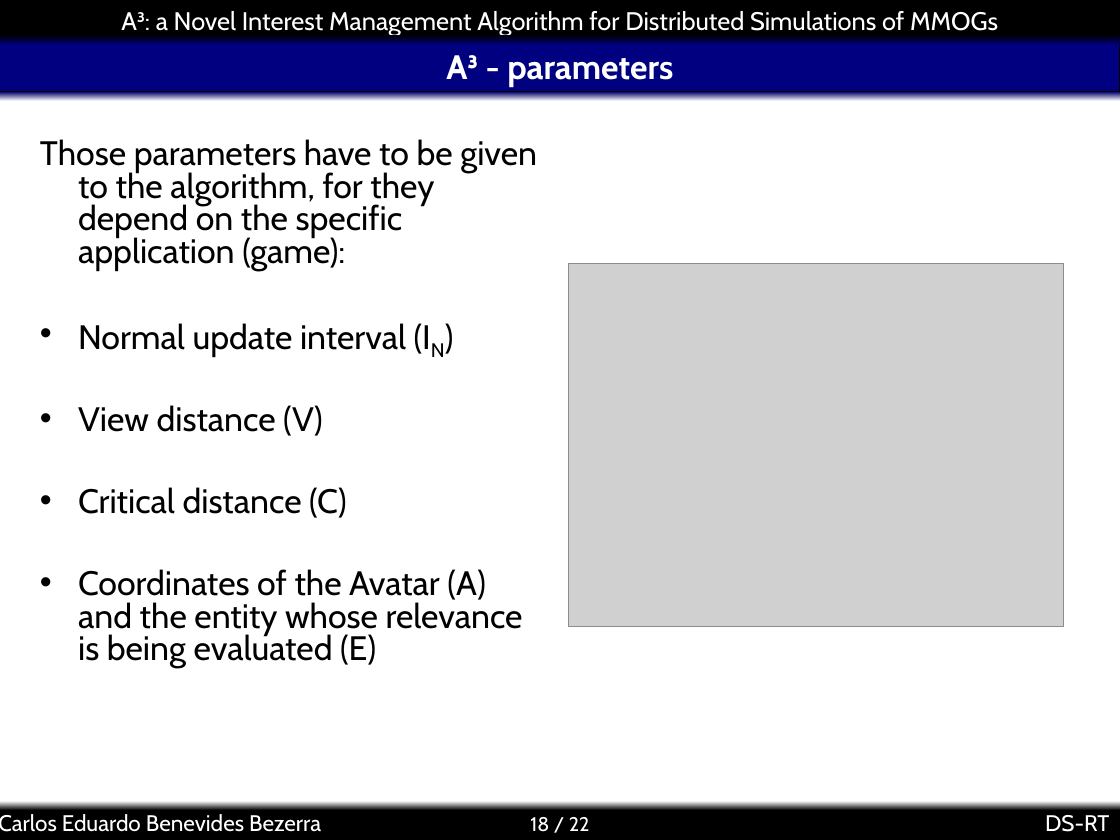
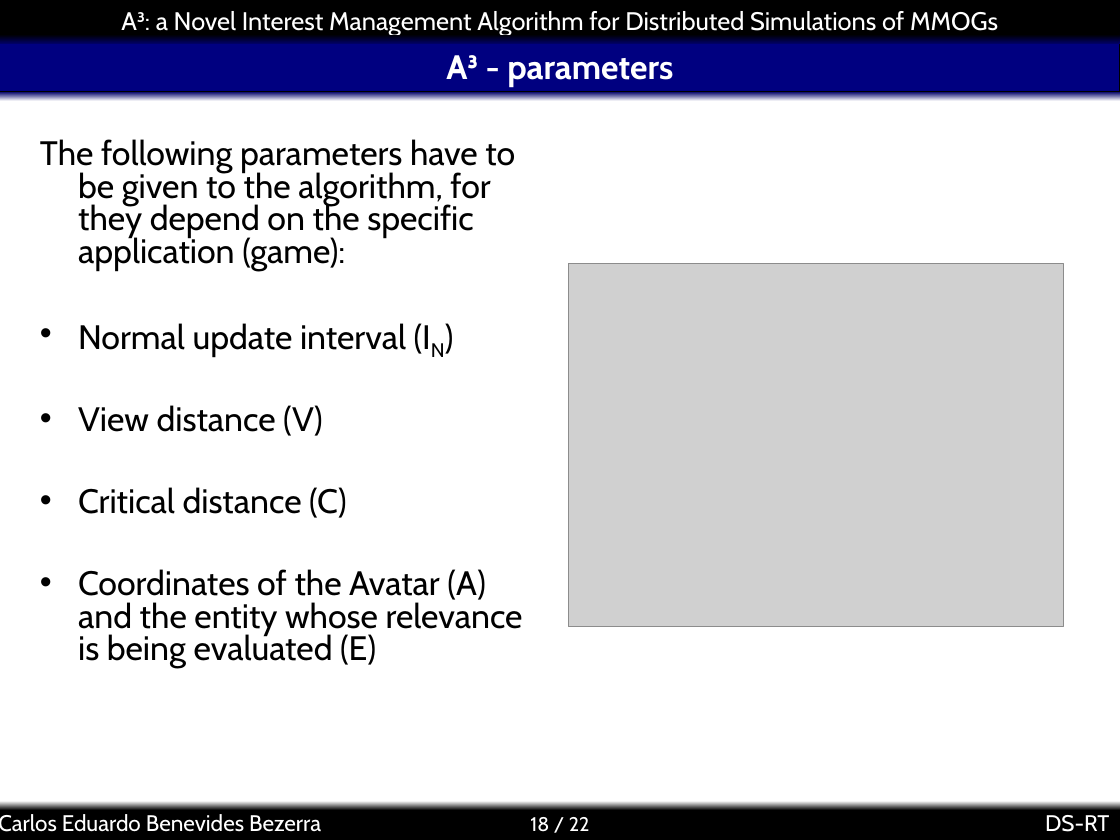
Before and after one commit to kdubezerra/kdubezerra, a slide deck: slide 18 of textos/dsrt/a3slides.ppt. Drawn at 1120x840 pixels with LibreOffice and Linux fonts; fonts in the diff are those of the drawing; grey boxes stand for pictures; background and template pictures are left out. Boxes give left, top, right and bottom in pixels: in the first picture for what was removed or moved away, otherwise in the second. Text is boxed around its words. In the diff, an @@ line names an element or a change of style, - is before the commit and + after.

```diff
--- a/textos/dsrt/a3slides.ppt
+++ b/textos/dsrt/a3slides.ppt
@@ text at bbox=[40, 139, 515, 271]: text changed @@
-Those parameters have to be given to the algorithm, for they depend on the specific application (game):
+The following parameters have to be given to the algorithm, for they depend on the specific application (game):
```
Also in this commit, not shown: 7 other slides changed, 1 slide added, 1 slide removed.
